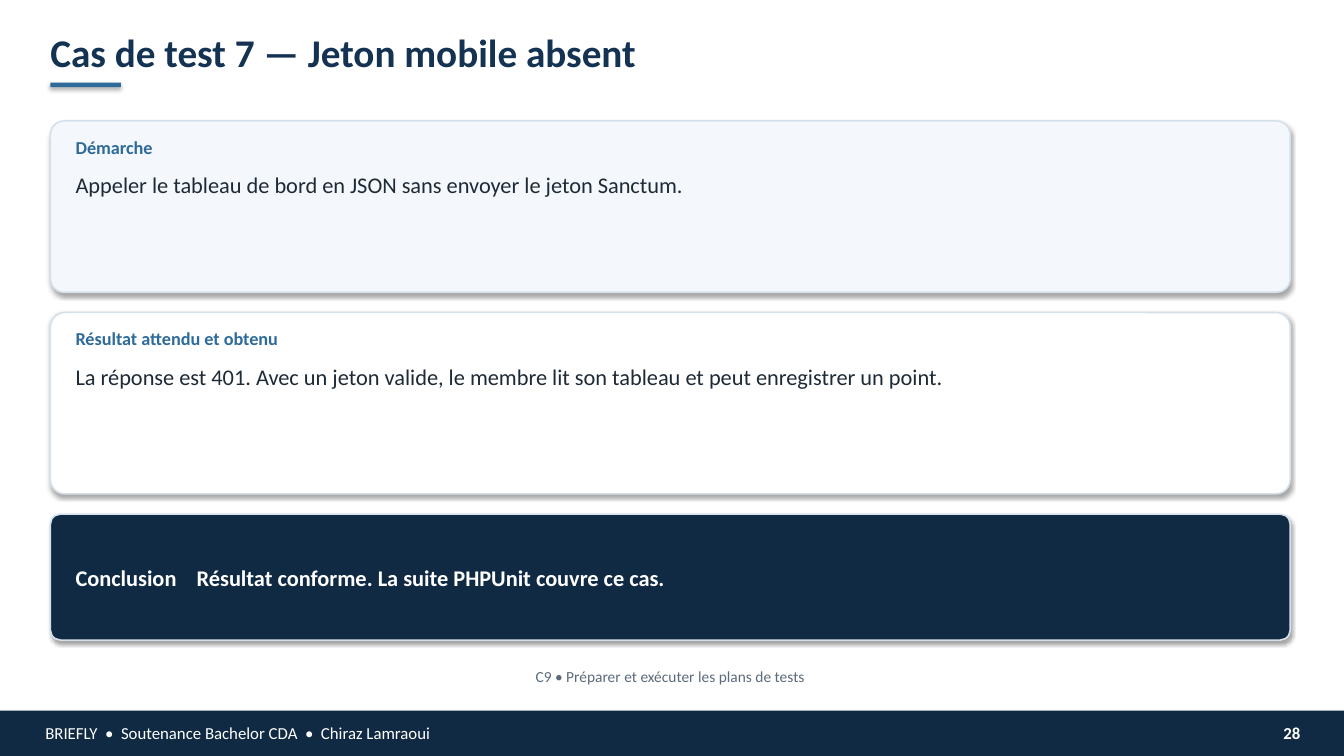
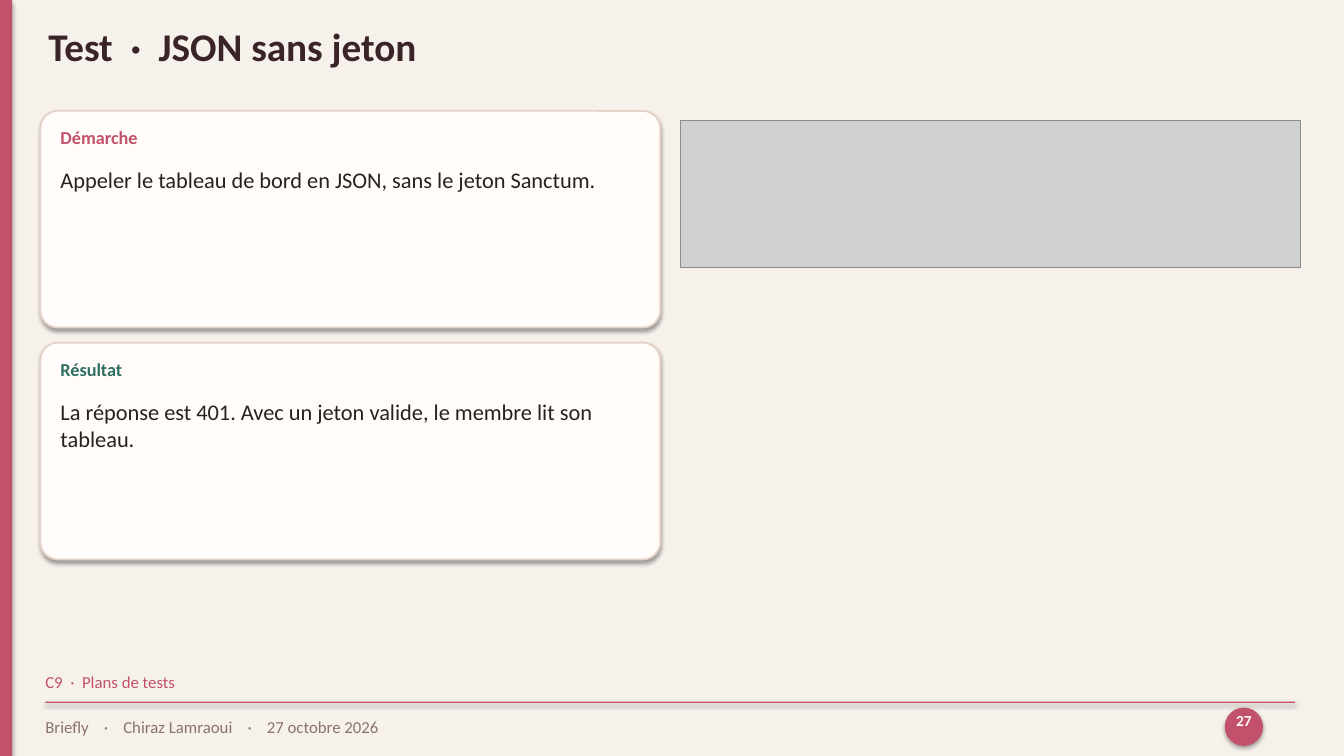
Before and after one commit to chirazlamraoui/Briefly, a slide deck: slide 27 of docs/soutenance/Briefly-soutenance.pptx (slide 28 before the commit). Drawn at 1344x756 pixels with LibreOffice and Linux fonts; fonts in the diff are those of the drawing; grey boxes stand for pictures. Boxes give left, top, right and bottom in pixels: in the first picture for what was removed or moved away, otherwise in the second. Text is boxed around its words. In the diff, an @@ line names an element or a change of style, - is before the commit and + after.

```diff
--- a/docs/soutenance/Briefly-soutenance.pptx
+++ b/docs/soutenance/Briefly-soutenance.pptx
@@ rectangle at (0, 0, 1344, 756): fill #FFFFFF to #F7F1EC @@
@@ rectangle added at (0, 0, 12, 756), fill #C2516B @@
@@ text at (48, 33, 417, 68): text changed; text colour #143252 to #3A2428 @@
-Cas de test 7 — Jeton mobile absent
+Test · JSON sans jeton
@@ rectangle removed at (50, 83, 121, 87) @@
@@ rounded rectangle added at (40, 111, 660, 328), fill #FFFCFA, outline #E4D2C8 1.25 pt @@
@@ rounded rectangle removed at (50, 121, 1291, 292) @@
@@ text "Démarche": place and size @@
-text "Démarche" at (76, 141, 153, 154)
+text "Démarche" at (60, 131, 137, 144)
@@ text "Démarche" at (60, 131, 137, 144): text colour #2E6B9A to #C2516B; less space between paragraphs @@
@@ picture added at (681, 121, 1301, 268) @@
@@ text at (60, 172, 596, 192): text changed; text colour #1E2A36 to #2A211F @@
-Appeler le tableau de bord en JSON sans envoyer le jeton Sanctum.
+Appeler le tableau de bord en JSON, sans le jeton Sanctum.
@@ rounded rectangle removed at (50, 313, 1291, 494) @@
@@ rounded rectangle added at (40, 343, 660, 560), fill #FFFCFA, outline #E4D2C8 1.25 pt @@
@@ text removed at (76, 332, 278, 345) @@
-Résultat attendu et obtenu
@@ text added at (60, 363, 122, 376), 13 pt, text #2F6F62, bold @@
+Résultat
@@ text at (60, 404, 592, 447): text changed; text colour #1E2A36 to #2A211F @@
-La réponse est 401. Avec un jeton valide, le membre lit son tableau et peut enregistrer un point.
+La réponse est 401. Avec un jeton valide, le membre lit son tableau.
@@ rounded rectangle removed at (50, 514, 1291, 640) @@
@@ text removed at (76, 570, 664, 586) @@
-Conclusion Résultat conforme. La suite PHPUnit couvre ce cas.
@@ text at (45, 676, 175, 688): text changed; size 11 to 12 pt; text colour #5C6B7A to #C2516B @@
-C9 • Préparer et exécuter les plans de tests
+C9 · Plans de tests
@@ text "C9 · Plans de tests" at (45, 676, 175, 688): vertical alignment top to middle @@
@@ rectangle: place and size @@
-rectangle at (0, 711, 1344, 756)
+rectangle at (45, 702, 1296, 703)
@@ rectangle at (45, 702, 1296, 703): fill #102A43 to #C2516B @@
@@ ellipse added at (1225, 708, 1263, 746), fill #C2516B @@
@@ text added at (1236, 716, 1252, 726), 11 pt, text #FFFCFA, bold @@
+27
@@ text at (45, 721, 378, 736): text changed; text colour #FFFFFF to #8A736C @@
-BRIEFLY • Soutenance Bachelor CDA • Chiraz Lamraoui
+Briefly · Chiraz Lamraoui · 27 octobre 2026
@@ text removed at (1283, 727, 1300, 739) @@
-28
```
Also in this commit, not shown: 20 other slides changed, 10 slides added, 11 slides removed, 1 other file.
